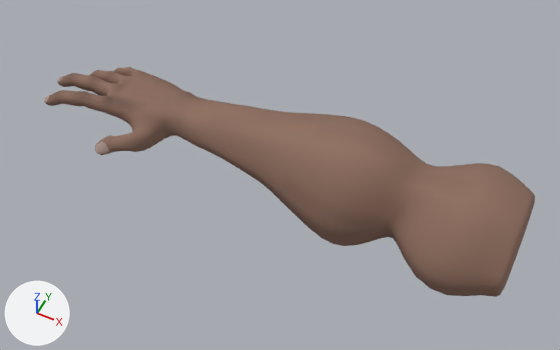
An edit to the FBX model Assets/_Project_Specific_Folder/Art/3D/Models/Hands/player_Hulk.fbx, drawn before and after from the same camera.
Rendered twice from a 50 mm camera at (3.56, -4.29, 5.13) aimed at (1.48, -0.13, -0.07). The axes (+X, +Y, +Z) are drawn at lower left. The lights are the same throughout. Where no turn or scale is listed for an object, it has been applied to the vertices. Vertices at the same position are counted once.

The scene before the commit, as lines of its bpy script (objects in view):
```python
mat_hand = principled_material('Hand')
mat_hand.texture = img_player_buffhand02_hand_basecolor_png  # with its transparency
mat_hand.roughness = 0.859
me_mesh = bpy.data.meshes.new('Mesh')
me_mesh.from_pydata(...)  # 3582 vertices, 3580 faces; spans x -1.06..3.62, y -0.67..0.56, z -0.49..0.57
me_mesh.materials.append(mat_hand)  # picture img_player_buffhand02_hand_basecolor_png
ob_player_hulk = bpy.data.objects.new('player_Hulk', me_mesh)
ob_player_hulk.location = (0.0, 0.0, 0.0)
```
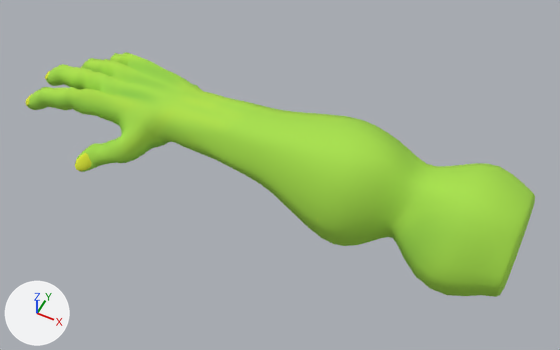
Patch to the scene script:
```diff
--- a/Assets/_Project_Specific_Folder/Art/3D/Models/Hands/player_Hulk.fbx.py
+++ b/Assets/_Project_Specific_Folder/Art/3D/Models/Hands/player_Hulk.fbx.py
@@ img_player_hulk_09___default_basecolor_png @@
+img_player_hulk_09___default_basecolor_png = load_image('player_Hulk_09 - Default_BaseColor.png', '_unpacked/player_Hulk_09_-_Default_BaseColor.png', 2048, 2048, 'sRGB')
@@ mat_hand @@
 mat_hand = principled_material('Hand')
-mat_hand.texture = img_player_buffhand02_hand_basecolor_png  # with its transparency
+mat_hand.texture = img_player_hulk_09___default_basecolor_png
 mat_hand.roughness = 0.859
@@ me_mesh @@
 # used by ob_player_hulk; location = (0.0, 0.0, 0.0)
-me_mesh.from_pydata(...)  # 3582 vertices, 3580 faces; spans x -1.06..3.62, y -0.67..0.56, z -0.49..0.57
+me_mesh.from_pydata(...)  # 3582 vertices, 3580 faces; spans x -1.19..3.62, y -0.82..0.57, z -0.49..0.57
+# me_mesh part 1: 2625 of 3582 vertices moved; they spanned x -1.06..1.51, y -0.59..0.47, z -0.27..0.36 and now span x -1.19..1.51, y -0.82..0.57, z -0.27..0.36; mean shift (-0.07, 0.0, 0.01); largest move (-0.19, -0.59, -0.14) -> (-0.27, -0.82, -0.19)
 me_mesh.materials.append(mat_hand)
```

Boxes (x1, y1, x2, y2) around the edits, measured in the pictures (560 x 350 px; the box of a moved part takes in the faces that stretch with it):
'player_Hulk', surface changed, reshaped (brown to green, 6% taller): before (44, 67, 535, 297); after (25, 52, 535, 297)
part 1 of me_mesh, moved or reshaped: before (44, 67, 308, 192); after (25, 52, 308, 193)
